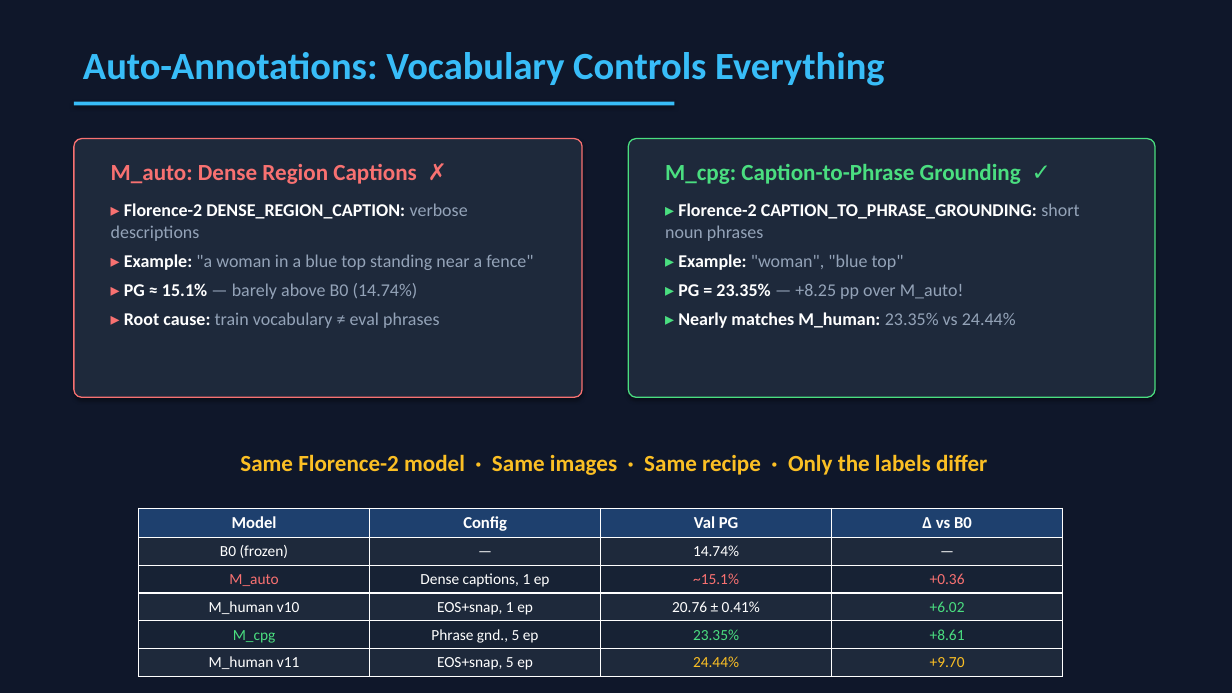
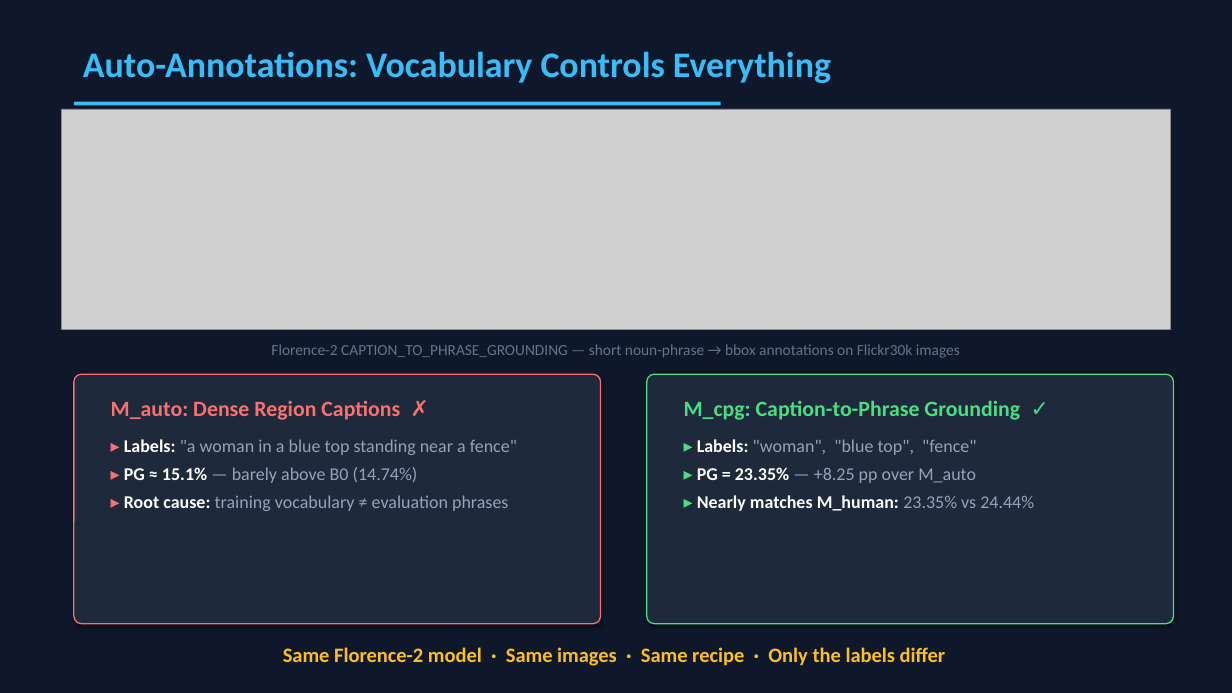
Before and after one commit to Ani0202/region-grounded, a slide deck: slide 13 of presentation/graft_presentation.pptx (slide 9 before the commit). Drawn at 1232x693 pixels with LibreOffice and Linux fonts; fonts in the diff are those of the drawing; grey boxes stand for pictures. Boxes give left, top, right and bottom in pixels: in the first picture for what was removed or moved away, otherwise in the second. Text is boxed around its words. In the diff, an @@ line names an element or a change of style, - is before the commit and + after.

```diff
--- a/presentation/graft_presentation.pptx
+++ b/presentation/graft_presentation.pptx
@@ text "Auto-Annotations: Vocabulary Controls Everything" at (83,51,831,83): size 30 to 28 pt @@
@@ picture added at (62,109,1171,330) @@
@@ rectangle: place and size @@
-rectangle at (74,102,675,105)
+rectangle at (74,102,721,105)
@@ text added at (271,344,960,358), 12 pt, text #64748B @@
+Florence-2 CAPTION_TO_PHRASE_GROUNDING — short noun-phrase → bbox annotations on Flickr30k images
@@ rounded rectangle: place and size @@
-rounded rectangle at (74,139,582,397)
+rounded rectangle at (74,374,601,624)
@@ rounded rectangle: place and size @@
-rounded rectangle at (628,139,1155,397)
+rounded rectangle at (647,374,1174,624)
@@ text "M_auto: Dense Region Captions ✗": place and size @@
-text "M_auto: Dense Region Captions ✗" at (111,164,416,184)
+text "M_auto: Dense Region Captions ✗" at (111,400,400,420)
@@ text "M_auto: Dense Region Captions ✗" at (111,400,400,420): size 18 to 17 pt @@
@@ text "M_cpg: Caption-to-Phrase Grounding ✓" at (684,400,1020,420): size 18 to 17 pt @@
@@ text "M_cpg: Caption-to-Phrase Grounding ✓": place and size @@
-text "M_cpg: Caption-to-Phrase Grounding ✓" at (665,164,1021,184)
+text "M_cpg: Caption-to-Phrase Grounding ✓" at (684,400,1020,420)
@@ text "▸ Labels: "a woman in ...": place and size @@
-text "▸ Labels: "a woman in ..." at (111,203,533,328)
+text "▸ Labels: "a woman in ..." at (124,439,517,511)
@@ text at (124,439,517,455): text changed @@
-▸ Florence-2 DENSE_REGION_CAPTION: verbose descriptions
-▸ Example: "a woman in a blue top standing near a fence"
+▸ Labels: "a woman in a blue top standing near a fence"
@@ text "▸ Labels: "woman", "blue top", ...": place and size @@
-text "▸ Labels: "woman", "blue top", ..." at (665,203,1079,328)
+text "▸ Labels: "woman", "blue top", ..." at (697,439,1034,511)
@@ text at (697,439,976,483): text changed; text colour #FFFFFF to #94A3B8 @@
-▸ Florence-2 CAPTION_TO_PHRASE_GROUNDING: short noun phrases
-▸ Example: "woman", "blue top"
-▸ PG = 23.35% — +8.25 pp over M_auto!
+▸ Labels: "woman", "blue top", "fence"
+▸ PG = 23.35% — +8.25 pp over M_auto
@@ text at (124,467,418,483): less space between paragraphs @@
@@ text at (124,495,508,511): text changed @@
-▸ Root cause: train vocabulary ≠ eval phrases
+▸ Root cause: training vocabulary ≠ evaluation phrases
@@ table removed at (139,508,1063,674), 6 rows, 4 columns @@
-Model | Config | Val PG | Δ vs B0
-B0 (frozen) | — | 14.74% | —
-M_auto | Dense captions, 1 ep | ~15.1% | +0.36
-M_human v10 | EOS+snap, 1 ep | 20.76 ± 0.41% | +6.02
-M_cpg | Phrase gnd., 5 ep | 23.35% | +8.61
-M_human v11 | EOS+snap, 5 ep | 24.44% | +9.70
@@ text at (697,495,1034,511): less space between paragraphs @@
@@ text "Same Florence-2 model · Same ...": place and size @@
-text "Same Florence-2 model · Same ..." at (240,454,987,475)
+text "Same Florence-2 model · Same ..." at (283,647,946,666)
@@ text "Same Florence-2 model · Same ..." at (283,647,946,666): size 18 to 16 pt @@
```
Also in this commit, not shown: 9 other slides changed, 6 slides added, 4 slides removed, 1 other file.
